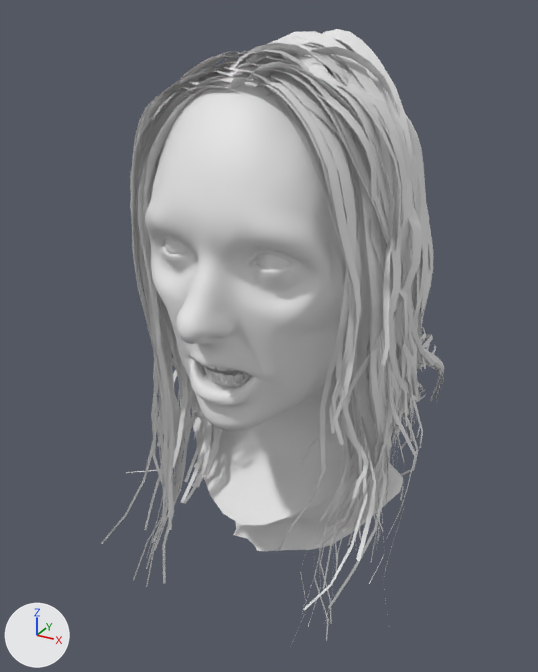
The FBX model Framework/Client/Bin/Resources/Models/Zombie_Female/Face02_Female.fbx as it was, and as the next commit left it.
Rendered twice from a 50 mm lens placed at (0.256, -0.506, 1.945), pointed at (-0.026, 0.007, 1.689). Every picture has the same lights, and +X, +Y and +Z are marked at lower left. Where no turn or scale is listed for an object, it has been applied to the vertices.

The first picture shows 'LOD_1_Group_0_Sub_1__Hair', 'LOD_1_Group_0_Sub_2__Face', 'LOD_1_Group_0_Sub_3__InsideBody'.
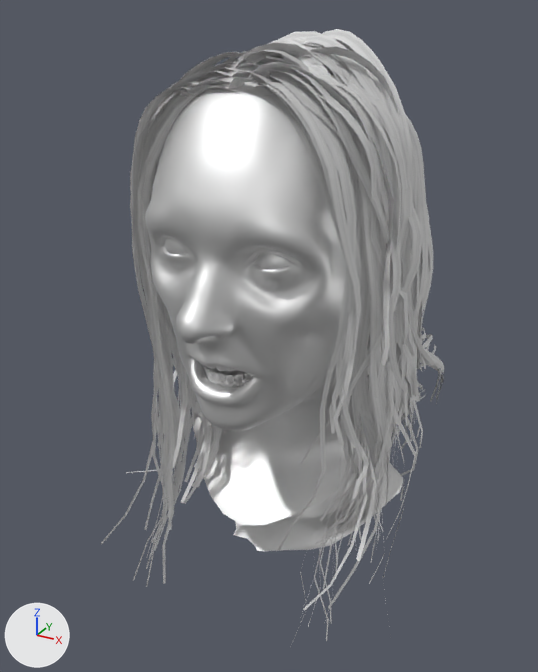
Location of each change, [x1, y1, x2, y2] in pixels of the pictures (538 x 672 px):
'LOD_1_Group_0_Sub_2__Face', surface changed (white to grey): [145, 58, 409, 525] in both

Diff of the bpy script that builds the scene:
```diff
--- a/Framework/Client/Bin/Resources/Models/Zombie_Female/Face02_Female.fbx.py
+++ b/Framework/Client/Bin/Resources/Models/Zombie_Female/Face02_Female.fbx.py
@@ mat_face @@
 mat_face.roughness = 0.553
+mat_face.metallic = 1.0
```
